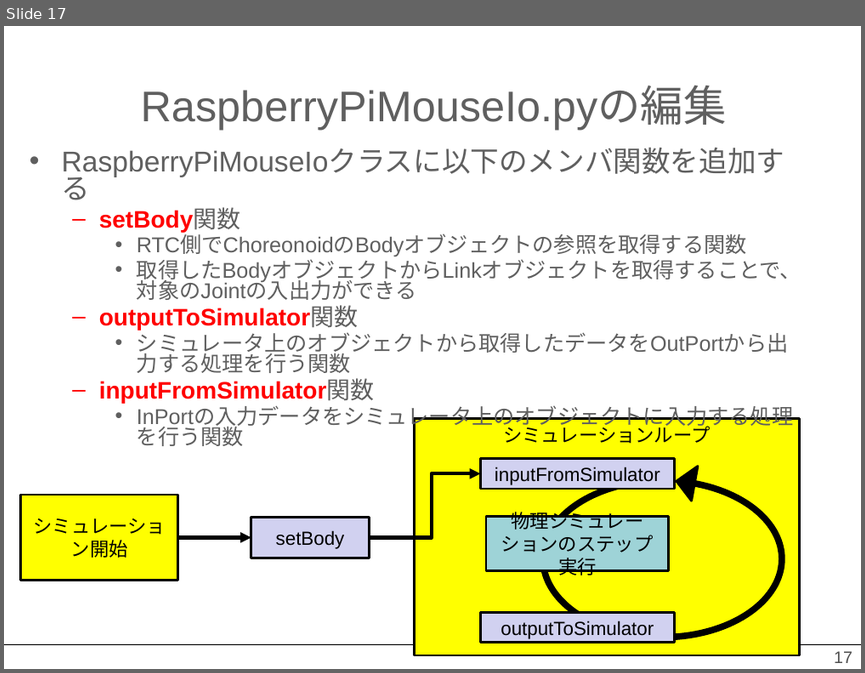
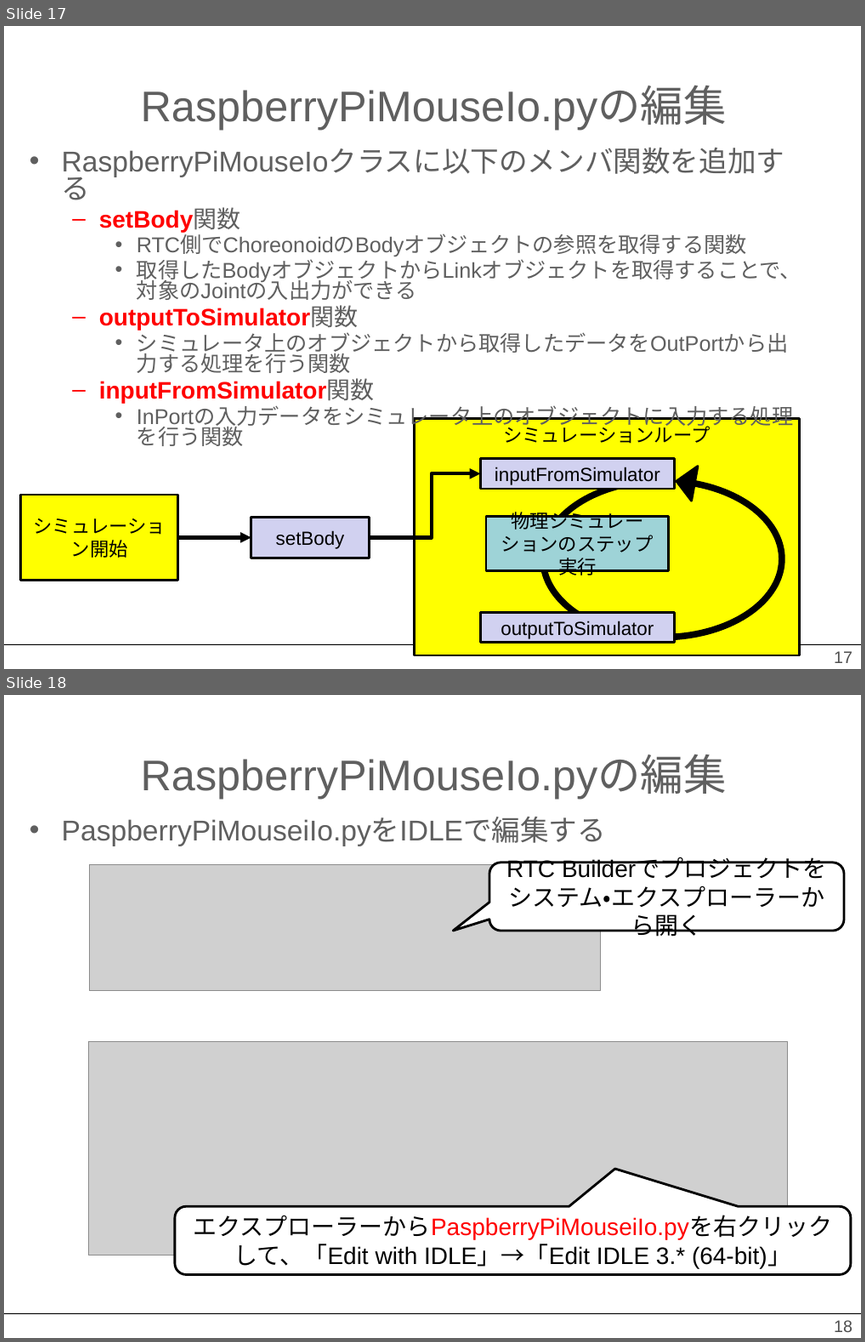
Before and after one commit to OpenRTM/RTM_Tutorial, a slide deck: ppt/Choreonoid入門.pptx. Shown one above the other, each under a label of ours: slide 17 before the commit, slides 17 and 18 after it. The pictures are 865x673 and 865x1342 pixels, drawn with LibreOffice and Linux fonts; fonts in the diff are those of the drawing; grey boxes stand for pictures; background and template pictures are left out. Boxes give left, top, right and bottom in pixels: in the first picture for what was removed or moved away, otherwise in the second. Text is boxed around its words. In the diff, an @@ line names an element or a change of style, - is before the commit and + after.

```diff
--- a/ppt/Choreonoid入門.pptx
+++ b/ppt/Choreonoid入門.pptx
@@ slide 18 added at (x1=4, y1=695, x2=861, y2=1338), background #FFFFFF; not listed: 1 template element that a slide beside it also shows @@
@@ title added at (x1=141, y1=756, x2=726, y2=799), 36 pt, text #5F5F5F @@
+RaspberryPiMouseIo.pyの編集
@@ text added at (x1=62, y1=817, x2=606, y2=846), 24 pt, text #5F5F5F @@
+• PaspberryPiMouseiIo.pyをIDLEで編集する
@@ picture added at (x1=90, y1=865, x2=602, y2=991) @@
@@ rounded speech box added at (x1=489, y1=862, x2=844, y2=930), fill #FFFFFF, outline #000000 2 pt, 20 pt, text #000000 @@
+RTC Builderでプロジェクトをシステム・エクスプローラーから開く
@@ picture added at (x1=89, y1=1042, x2=788, y2=1255) @@
@@ rounded speech box added at (x1=175, y1=1206, x2=851, y2=1274), fill #FFFFFF, outline #000000 2 pt, 20 pt, text #000000 @@
+エクスプローラーからPaspberryPiMouseiIo.pyを右クリックして、「Edit with IDLE」→「Edit IDLE 3.* (64-bit)」
@@ page number added at (x1=834, y1=1320, x2=852, y2=1332), 14 pt, text #4D4D4D @@
+18
```
Also in this commit, not shown: 1 other file.
